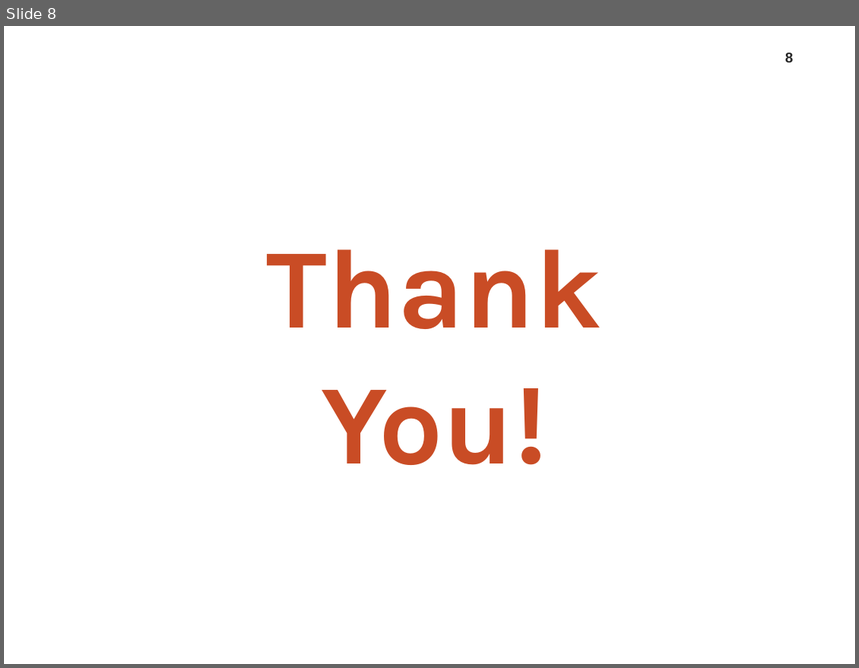
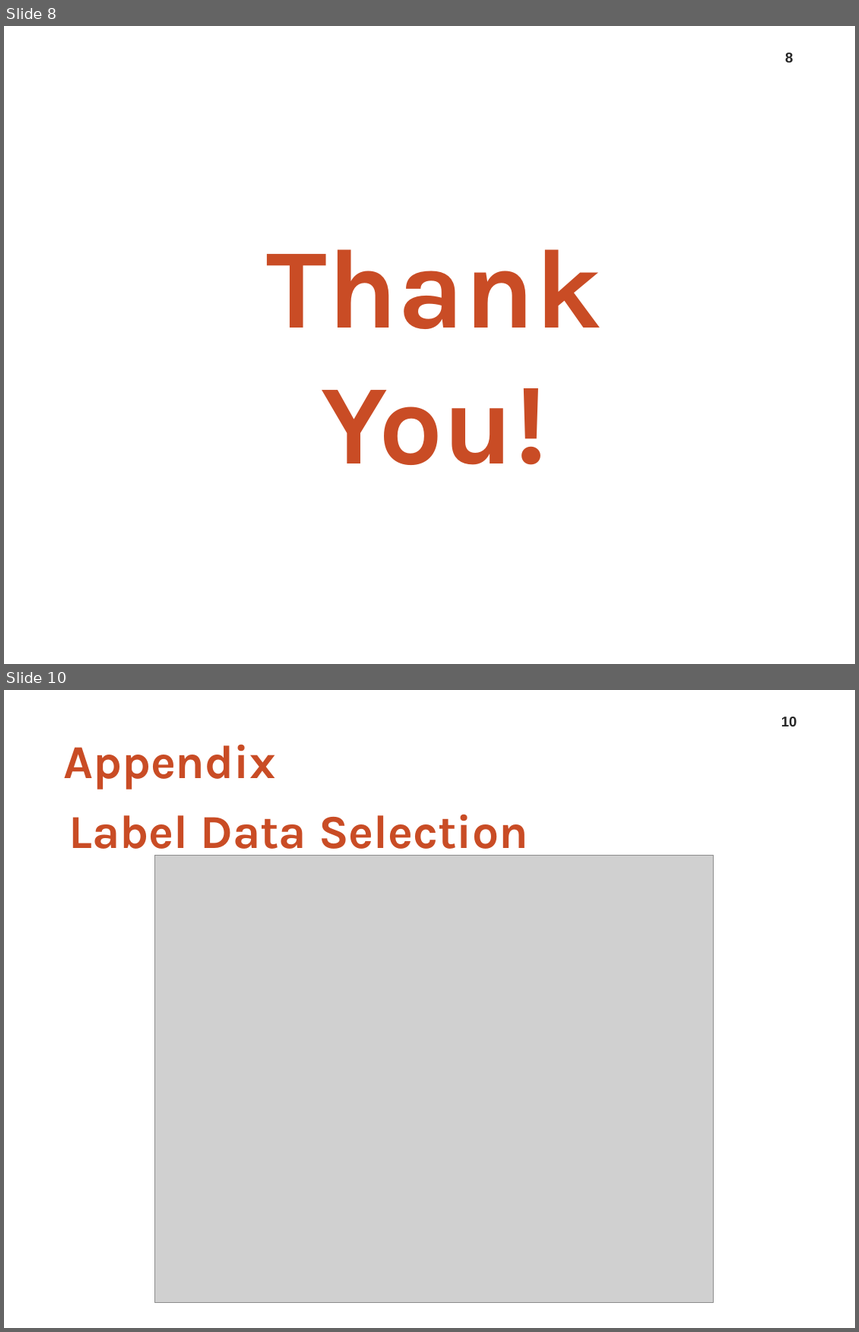
Before and after one commit to leo2506/metis-work, a slide deck: Project 3/Slides/Good or Bad Loans.pptx. Shown one above the other, each under a label of ours: slide 8 before the commit, slides 8 and 10 after it; the slides between them are not shown. The pictures are 859x668 and 859x1332 pixels, drawn with LibreOffice and Linux fonts; fonts in the diff are those of the drawing; grey boxes stand for pictures; background and template pictures are left out. Boxes give left, top, right and bottom in pixels: in the first picture for what was removed or moved away, otherwise in the second. Text is boxed around its words. In the diff, an @@ line names an element or a change of style, - is before the commit and + after.

```diff
--- a/Project 3/Slides/Good or Bad Loans.pptx
+++ b/Project 3/Slides/Good or Bad Loans.pptx
@@ slide 10 added at (4, 690, 855, 1328), background #FFFFFF @@
@@ page number added at (781, 717, 797, 726), 12 pt, text #262626, bold @@
+10
@@ title added at (63, 744, 275, 790), 40 pt, text #C94C25, bold @@
+Appendix
@@ text added at (69, 814, 528, 860), 40 pt, text #C94C25, bold @@
+Label Data Selection
@@ picture added at (155, 855, 714, 1303) @@
```
Also in this commit, not shown: 3 slides changed, 9 other files.
